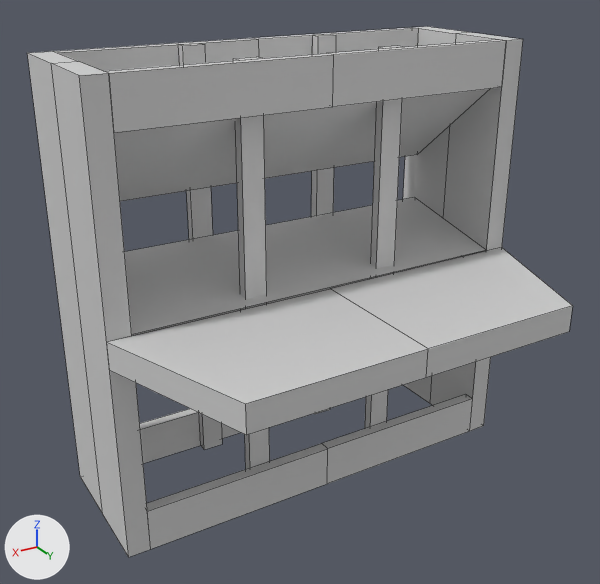
Two versions of the OBJ model resources/assets/taam/models/block/conveyor_elevator_int.obj, one commit apart.
Camera for both pictures: a camera (50 mm lens) standing at (1.41, 1.056, 1.213) and looking at (0.556, -0.367, 0.502). Every picture has the same lights, and +X, +Y and +Z are marked at lower left. Mesh edges are drawn as thin lines. Where no turn or scale is listed for an object, it has been applied to the vertices. Vertices at the same position are counted once.

Before the edit, the objects in view are built like this:
```python
mat_conveyor = principled_material('Conveyor')
mat_conveyor.base_color = (0.64, 0.64, 0.64)  # light grey #d1d1d1
mat_conveyor.roughness = 0.69
me_attach_attachmdl = bpy.data.meshes.new('Attach_attachmdl')
me_attach_attachmdl.from_pydata(...)  # 12 vertices, 10 faces; spans x 0.0..1.0, y -0.333..0.0, z 0.45..0.51
me_attach_attachmdl.materials.append(mat_conveyor)  # light grey #d1d1d1
me_capbottom_cbmdl = bpy.data.meshes.new('CapBottom_cbmdl')
me_capbottom_cbmdl.from_pydata(...)  # 8 vertices, 3 faces; spans x 0.05..0.95, y -0.617..-0.333, z 0.45..0.573
me_capbottom_cbmdl.materials.append(mat_conveyor)  # light grey #d1d1d1
me_captop_ctmdl = bpy.data.meshes.new('CapTop_ctmdl')
me_captop_ctmdl.from_pydata(...)  # 8 vertices, 3 faces; spans x 0.05..0.95, y -0.617..-0.36, z 0.688..0.962
me_captop_ctmdl.materials.append(mat_conveyor)  # light grey #d1d1d1
me_frame_fmdl = bpy.data.meshes.new('Frame_fmdl')
me_frame_fmdl.from_pydata(...)  # 96 vertices, 76 faces; spans x 0.0..1.0, y -0.667..-0.333, z 0.0..1.0
me_frame_fmdl.materials.append(mat_conveyor)  # light grey #d1d1d1
ob_attach_attachmdl = bpy.data.objects.new('Attach_attachmdl', me_attach_attachmdl)
ob_attach_attachmdl.location = (0.0, 0.0, 0.0)
ob_capbottom_cbmdl = bpy.data.objects.new('CapBottom_cbmdl', me_capbottom_cbmdl)
ob_capbottom_cbmdl.location = (0.0, 0.0, 0.0)
ob_captop_ctmdl = bpy.data.objects.new('CapTop_ctmdl', me_captop_ctmdl)
ob_captop_ctmdl.location = (0.0, 0.0, 0.0)
ob_frame_fmdl = bpy.data.objects.new('Frame_fmdl', me_frame_fmdl)
ob_frame_fmdl.location = (0.0, 0.0, 0.0)
```
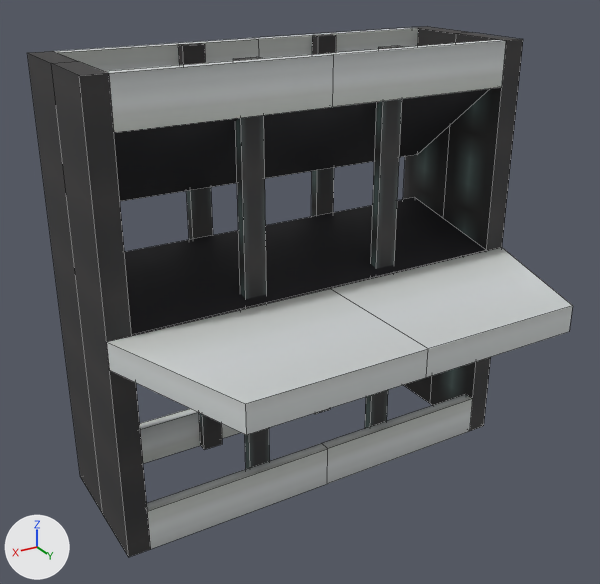
Boxes [x1, y1, x2, y2] around the edits, measured in the pictures (600 x 584 px):
```json
{"object": "Frame_fmdl", "change": "surface changed", "before": [27, 26, 523, 557], "after": [27, 26, 523, 557], "on screen": "grey to black"}
{"object": "CapBottom_cbmdl", "change": "surface changed", "before": [124, 197, 486, 336], "after": [124, 197, 486, 336], "on screen": "grey to black"}
{"object": "CapTop_ctmdl", "change": "surface changed", "before": [114, 89, 489, 201], "after": [114, 89, 489, 201], "on screen": "grey to black"}
{"part": 1, "of": "me_attach_attachmdl", "change": "surface changed", "before": [107, 248, 573, 435], "after": [107, 248, 573, 435]}
```

Edits to the scene script, one JSON object a line:
```json
{"op": "add", "block": "img_conveyor", "code": ["img_conveyor = load_image('conveyor', '../../textures/blocks/conveyor.png', 256, 256, 'sRGB')"]}
{"op": "remove", "block": "mat_conveyor", "code": "mat_conveyor.base_color = (0.64, 0.64, 0.64)  # light grey #d1d1d1"}
{"op": "add", "block": "mat_conveyor", "code": "mat_conveyor.texture = img_conveyor"}
{"block": "me_attach_attachmdl", "where": "me_attach_attachmdl.from_pydata(...)  # 12 vertices, 10 faces; spans x 0.0..1.0, y -0.333..0.0, z 0.45..0.51"}
{"block": "me_attach_attachmdl", "where": "# used by ob_attach_attachmdl; location = (0.0, 0.0, 0.0)"}
{"block": "me_attach_attachmdl", "change": "me_attach_attachmdl part 1: texture (UV) coordinates of 10 of 10 faces, centred in x 0.06..0.94, y -0.333..0.0, z 0.45..0.51, changed; they spanned u 0.96..0.97, v 0.93..1.0 and now span u 0.16..0.21, v 0.73..0.76"}
{"block": "me_capbottom_cbmdl", "where": "me_capbottom_cbmdl.from_pydata(...)  # 8 vertices, 3 faces; spans x 0.05..0.95, y -0.617..-0.333, z 0.45..0.573"}
{"block": "me_capbottom_cbmdl", "where": "# used by ob_capbottom_cbmdl; location = (0.0, 0.0, 0.0)"}
{"block": "me_capbottom_cbmdl", "change": "me_capbottom_cbmdl part 2: texture (UV) coordinates of 3 of 3 faces, centred in x 0.5, y -0.617..-0.475, z 0.481..0.543, changed; they spanned u 0.0..0.96, v 0.0..1.0 and now span u 0.25..0.38, v 0.9..1.0"}
{"block": "me_captop_ctmdl", "where": "me_captop_ctmdl.from_pydata(...)  # 8 vertices, 3 faces; spans x 0.05..0.95, y -0.617..-0.36, z 0.688..0.962"}
{"block": "me_captop_ctmdl", "where": "# used by ob_captop_ctmdl; location = (0.0, 0.0, 0.0)"}
{"block": "me_captop_ctmdl", "change": "me_captop_ctmdl part 3: texture (UV) coordinates of 3 of 3 faces, centred in x 0.5, y -0.617..-0.488, z 0.719..0.856, changed; they spanned u 0.0..0.96, v 0.0..1.0 and now span u 0.2..0.3, v 0.9..1.0"}
{"block": "me_frame_fmdl", "where": "me_frame_fmdl.from_pydata(...)  # 96 vertices, 76 faces; spans x 0.0..1.0, y -0.667..-0.333, z 0.0..1.0"}
{"block": "me_frame_fmdl", "where": "# used by ob_frame_fmdl; location = (0.0, 0.0, 0.0)"}
{"block": "me_frame_fmdl", "change": "me_frame_fmdl part 4: texture (UV) coordinates of 76 of 76 faces, centred in x 0.0..1.0, y -0.667..-0.333, z 0.0..1.0, changed; they spanned u 0.0..1.0, v 0.0..1.0 and now span u 0.16..1.0, v 0.72..1.0"}
```
